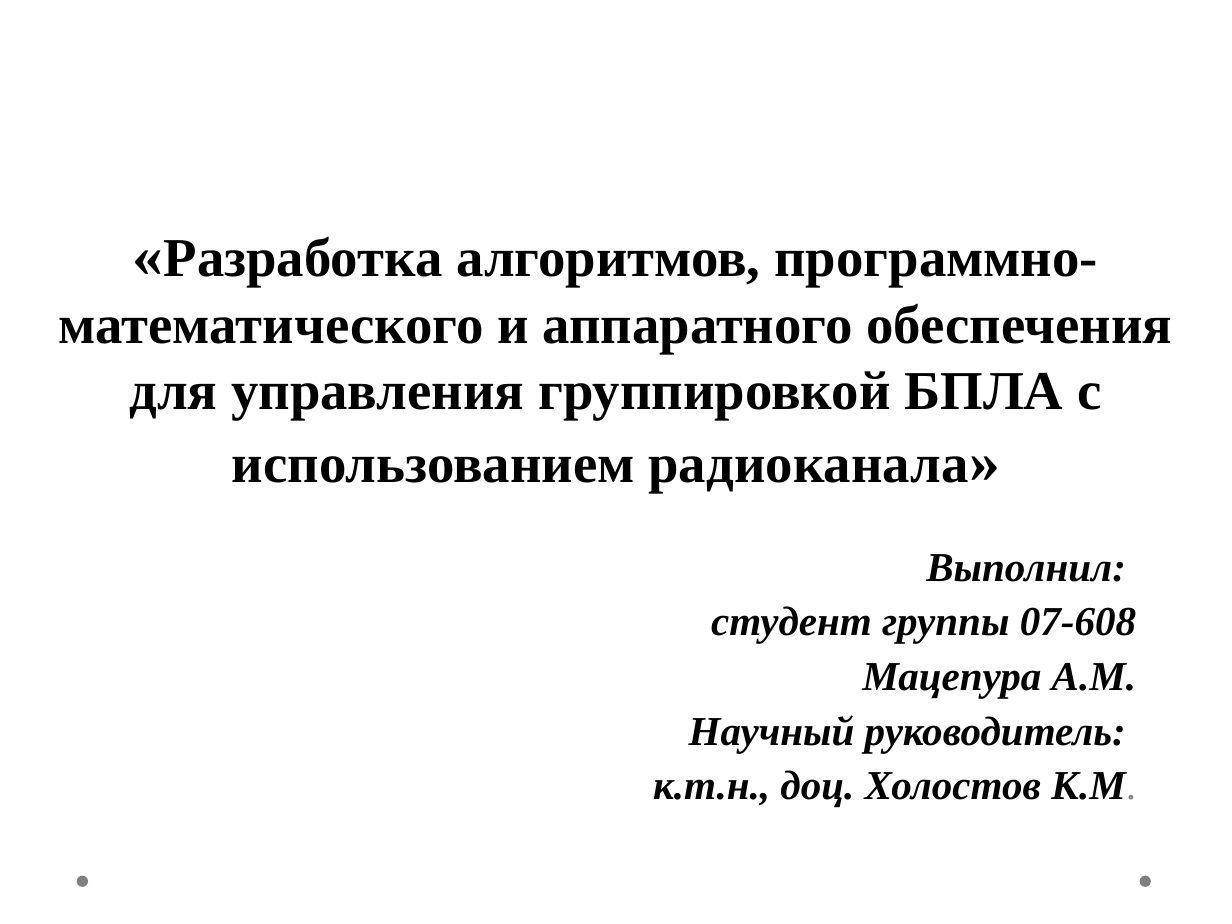
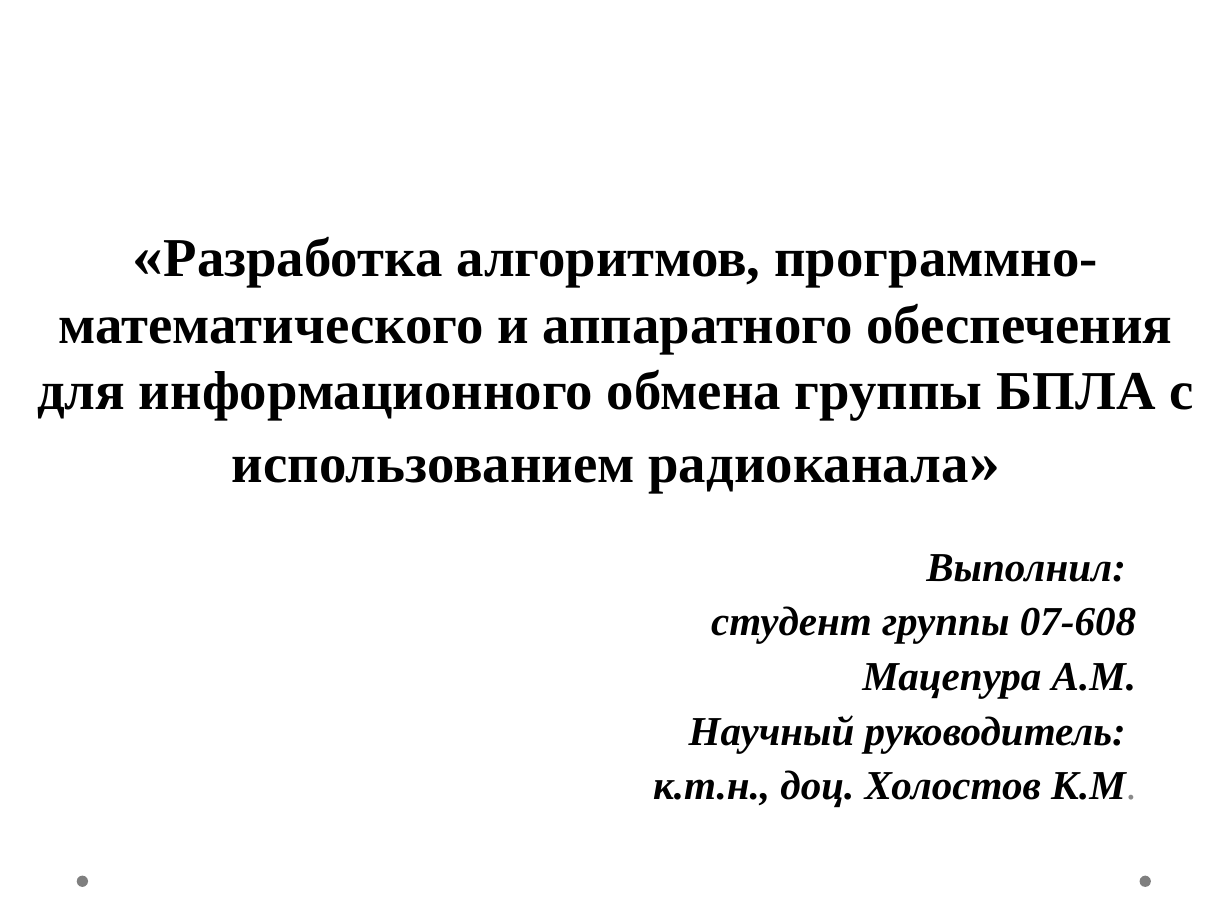
Before and after one commit to Farades/diplom, a slide deck: slide 1 of doc/Мацепура.ppt. Drawn at 1232x924 pixels with LibreOffice and Linux fonts; fonts in the diff are those of the drawing; background and template pictures are left out. Boxes give left, top, right and bottom in pixels: in the first picture for what was removed or moved away, otherwise in the second. Text is boxed around its words. In the diff, an @@ line names an element or a change of style, - is before the commit and + after.

```diff
--- a/doc/Мацепура.ppt
+++ b/doc/Мацепура.ppt
@@ title at <box>37,236,1193,492</box>: text changed @@
-«Разработка алгоритмов, программно-математического и аппаратного обеспечения для управления группировкой БПЛА с использованием радиоканала»
+«Разработка алгоритмов, программно-математического и аппаратного обеспечения для информационного обмена группы БПЛА с использованием радиоканала»
```
Also in this commit, not shown: 1 other file.
